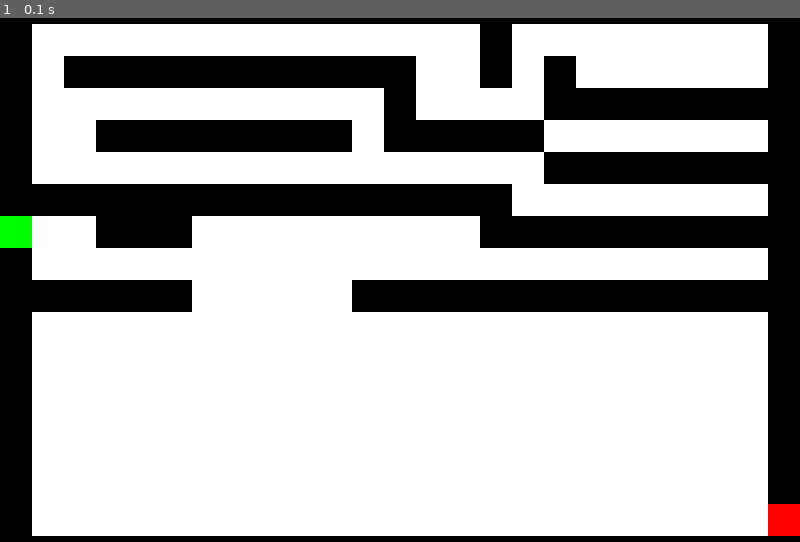
Above: before the commit, frame 1.
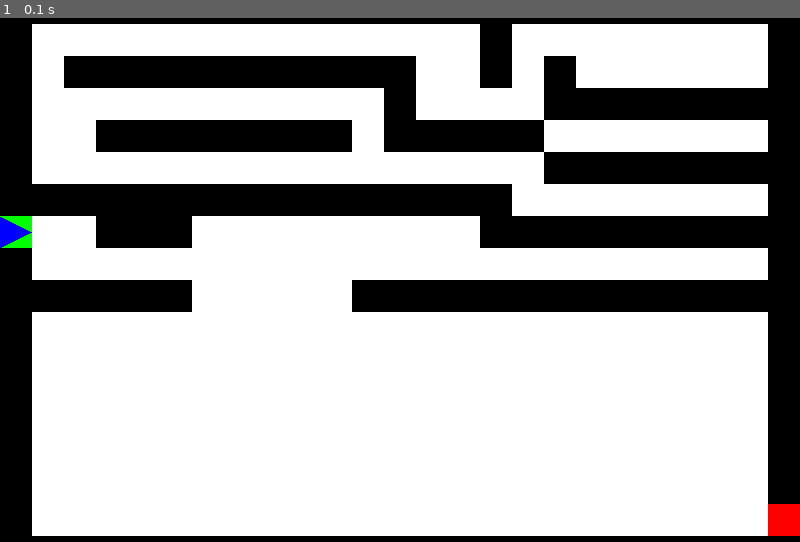
Above: after the commit, the same moment.

Repository: jeffmelville/maze-algos
Game: pygame game, started from src/main.py
Same seed, same stepped clock (60 frames per second), same inputs: the game is played once before the commit and once after it. The source is Python 2; it was converted automatically to run under Python 3.
Inputs:
- Up to frame 1 (0.1 s): no input

The runs differ from the first frame. In frame 1, 0.1% of the frame differs, in the area x 0-4%, y 37-44%.

Commit message:
added initial bug painting to the TestGame class

Diff:
--- a/src/mazelib/graphicmaze.py
+++ b/src/mazelib/graphicmaze.py
@@ -2,6 +2,7 @@
 import pygame
 import pygame.locals as pg
 from maze import Maze
+from graphicbug import GraphicBug
 
 TILE_WIDTH, TILE_HEIGHT = 32,32
 
@@ -40,12 +41,15 @@
     def __init__ (self, maze):
         self.screen = pygame.display.set_mode(maze.get_screen_size())
         self.maze = maze
+        self.bug = GraphicBug(maze)
         self.maze_image = self.maze.render()
+        self.bug_image = self.bug.render()
 
     def main(self):
 
 
         self.screen.blit(self.maze_image, (0,0))
+        self.screen.blit(self.bug_image, self.bug.get_render_location())
         pygame.display.flip()
         clock = pygame.time.Clock()
         self.game_over = False
